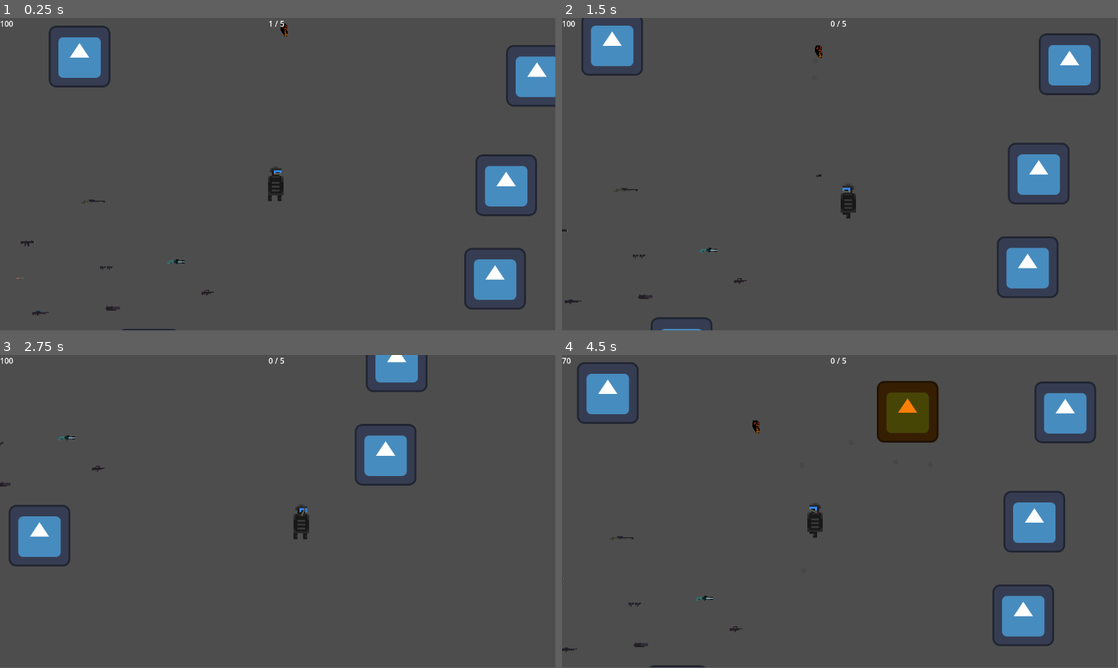
Above: before the commit, frames 1-4 (two rows, left to right).
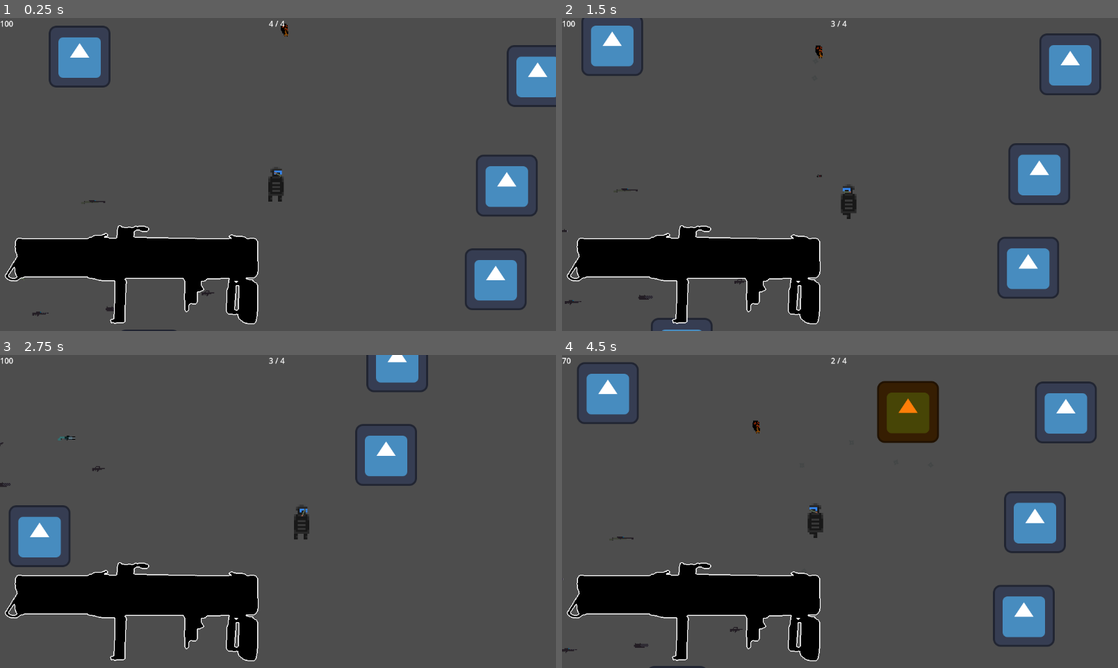
Above: after the commit, the same moments.

Repository: pingwin01games/BialJam2024
Game: Godot game, scene res://scene/world.tscn
Two runs of this game, one before a commit and one after it. Both use one fixed random seed, a clock stepped at 60 frames per second and the inputs below. The engine's default icon, where the game draws it, is replaced by a stand-in: a white triangle on a blue panel in a dark square.
Inputs (mouse positions are in pixels of both pictures, inside the frame that each line leads up to):
- Up to frame 1 (0.25 s): no input
- Up to frame 2 (1.5 s): tap Enter (ui_accept) at 0.5, 0.77 s; move the mouse to (962, 158) at 0.52 s; hold Right (ui_right) 0.53-1.28 s; tap E (switch) at 0.6 s; move the mouse to (728, 190) at 1.27 s; hold Down (ui_down) from 1.28 s (still down); click (728, 190) at 1.35 s
- Up to frame 3 (2.75 s): tap Enter (ui_accept) at 1.52 s; tap E (switch) at 1.55, 2.1 s; move the mouse to (333, 442) at 2.02 s; release Down (ui_down) at 2.03 s; hold Right (ui_right) from 2.03 s (still down)
- Up to frame 4 (4.5 s): move the mouse to (812, 574) at 2.77 s; release Right (ui_right) at 2.78 s; hold Up (ui_up) 2.78-3.53 s; tap E (switch) at 2.85, 3.8, 4.35 s; tap Enter (ui_accept) at 3.02, 3.77 s; move the mouse to (1006, 558) at 3.52 s; press the mouse at (1006, 558) at 3.53 s; hold Left (ui_left) from 3.53 s (still down); move the mouse to (673, 464) at 4.27 s; release the mouse at (673, 464) at 4.28 s
In our replay, the window is 799x449 before the commit and 800x450 after it. These sizes can differ from the game's own. Grey fills any space a smaller window leaves; there, only what the larger window draws over its background counts as a difference.

The runs differ from the first frame. In frame 1, 7.9% of the frame differs, in the area x 0-100%, y 0-100%; in frame 2, 7.9%; in frame 3, 7.6%; in frame 4, 8.1%, in the area x 0-97%, y 0-100%.

Commit message:
dodano bronie do huda i zmieniono wyswietlanie

Diff:
--- a/project.godot
+++ b/project.godot
@@ -18,6 +18,10 @@
 [autoload]
 
 Global="*res://script/global.gd"
+
+[display]
+
+window/stretch/mode="viewport"
 
 [dotnet]
 
--- a/scene/Guns/410rifle_logic.gd
+++ b/scene/Guns/410rifle_logic.gd
@@ -1,6 +1,6 @@
 extends "res://scene/Guns/gun_template.gd"
 
-
+var sprite_weapon = load("res://Sprites/Hud/hud410rifle.png")
 
 func _ready():
 	dmg = 30
--- a/scene/Guns/959jdj_logic.gd
+++ b/scene/Guns/959jdj_logic.gd
@@ -1,6 +1,6 @@
 extends "res://scene/Guns/gun_template.gd"
 
-
+var sprite_weapon = load("res://Sprites/Hud/jdj959tohud-removebg-preview.png")
 # Called when the node enters the scene tree for the first time.
 func _ready():
 	dmg = 100
--- a/scene/Guns/aa12_logic.gd
+++ b/scene/Guns/aa12_logic.gd
@@ -1,5 +1,6 @@
 extends "res://scene/Guns/gun_template.gd"
 
+var sprite_weapon = load("res://Sprites/Hud/aa12hud.png")
 
 func _ready():
 	dmg = 12
--- a/scene/Guns/dmr_logic.gd
+++ b/scene/Guns/dmr_logic.gd
@@ -1,6 +1,6 @@
 extends "res://scene/Guns/gun_template.gd"
 
-
+var sprite_weapon = load("res://Sprites/Hud/m202tohud-removebg-preview.png")
 # Called when the node enters the scene tree for the first time.
 func _ready():
 	dmg = 50
--- a/scene/Guns/minigun_logic.gd
+++ b/scene/Guns/minigun_logic.gd
@@ -1,6 +1,6 @@
 extends "res://scene/Guns/gun_template.gd"
 
-
+var sprite_weapon = load("res://Sprites/Hud/minigunhud.png")
 # Called when the node enters the scene tree for the first time.
 func _ready():
 	dmg = 15
--- a/scene/Guns/rocket_launcher.gd
+++ b/scene/Guns/rocket_launcher.gd
@@ -1,12 +1,13 @@
 extends "res://scene/Guns/gun_template.gd"
 
+var sprite_weapon = load("res://Sprites/Hud/m202tohud-removebg-preview.png")
 
 func _ready():
 	dmg = 200
-	maxAmmo = 1
-	curAmmo = 1
-	maxMag = 5
-	curMag = 5
+	maxAmmo = 4
+	curAmmo = 4
+	maxMag = 4
+	curMag = 4
 	distanceToGun = 32
 	projectileScene = preload("res://scene/Projectiles/rocket_projectile.tscn")
 
--- a/scene/Guns/shootgun_logic.gd
+++ b/scene/Guns/shootgun_logic.gd
@@ -1,5 +1,6 @@
 extends "res://scene/Guns/gun_template.gd"
 
+var sprite_weapon = load("res://Sprites/Hud/sparkwpnhud.png")
 
 # Called when the node enters the scene tree for the first time.
 func _ready():
--- a/scene/Guns/uzi_akimbo_logic.gd
+++ b/scene/Guns/uzi_akimbo_logic.gd
@@ -1,4 +1,6 @@
 extends "res://scene/Guns/gun_template.gd"
+
+var sprite_weapon = load("res://Sprites/Hud/uzitohud.png")
 
 func _ready():
 	dmg = 10
--- a/scene/gracz.tscn
+++ b/scene/gracz.tscn
@@ -115,6 +115,17 @@
 offset_right = 40.0
 offset_bottom = 23.0
 
+[node name="Weapon_Texture" type="TextureRect" parent="CanvasLayer/UI"]
+layout_mode = 1
+anchors_preset = -1
+anchor_top = 1.0
+anchor_right = 0.035
+anchor_bottom = 1.0
+offset_top = 227.0
+offset_right = 218.84
+offset_bottom = 318.0
+grow_vertical = 0
+
 [node name="Walking_Cycle" type="AnimatedSprite2D" parent="."]
 scale = Vector2(4, 4)
 sprite_frames = SubResource("SpriteFrames_bqahn")
--- a/script/Weapon/PickableWeapon_Template.gd
+++ b/script/Weapon/PickableWeapon_Template.gd
@@ -2,6 +2,8 @@
 
 var player
 @onready var gun = $Gun_Template
+
+
 
 func _on_pickup_area_2d_body_entered(body):
 	if body.has_method("show_pick_up"):
--- a/script/WeaponManager.gd
+++ b/script/WeaponManager.gd
@@ -4,7 +4,9 @@
 @onready var bonus_reload = $"../Bonus_Reload"
 @onready var ammo_count = $"../CanvasLayer/UI/Ammo_Count"
 @onready var reload_bar = $"../CanvasLayer/UI/Reload_bar"
+@onready var weapon_texture = $"../CanvasLayer/UI/Weapon_Texture"
 @onready var player = $".."
+
 
 var currentAmmo = 0
 var maxAmmo = 30
@@ -27,6 +29,7 @@
 	player.currentMag = currentMag
 
 	if get_child(0) != null:
+
 		if get_child(0).has_method("get_info"):
 			currentAmmo = get_child(0).get_info("ammo")
 			maxAmmo = get_child(0).get_info("MAX")
--- a/script/gracz.gd
+++ b/script/gracz.gd
@@ -31,7 +31,7 @@
 var atanek2
 
 func _ready():
-	pass
+	$CanvasLayer/UI/Weapon_Texture.texture = hand.get_child(0).sprite_weapon
 
 
 func _process(delta):
@@ -90,6 +90,7 @@
 
 func change_weapon(weapon):
 	var weaponOut = hand.get_child(0)
+	$CanvasLayer/UI/Weapon_Texture.texture = weapon.sprite_weapon
 	hand.add_child(weapon)
 	hand.remove_child(weaponOut)
 	return weaponOut
